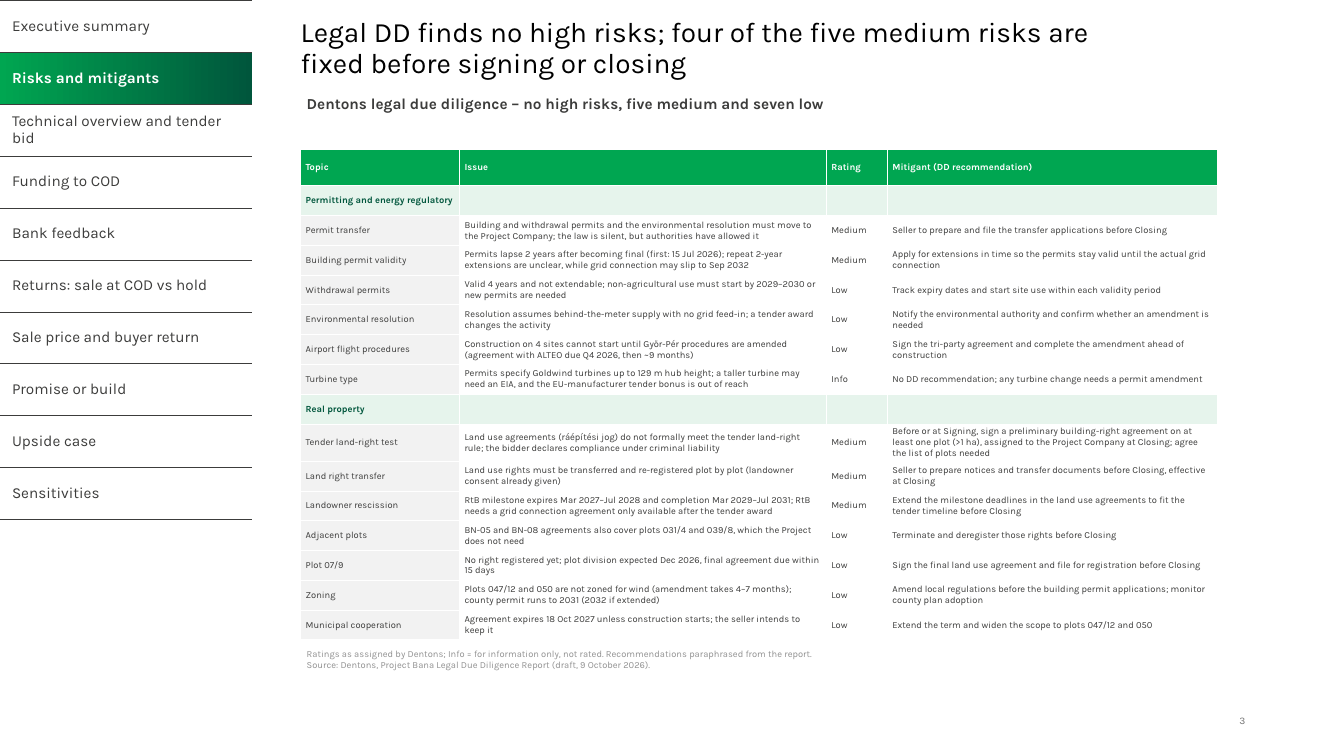
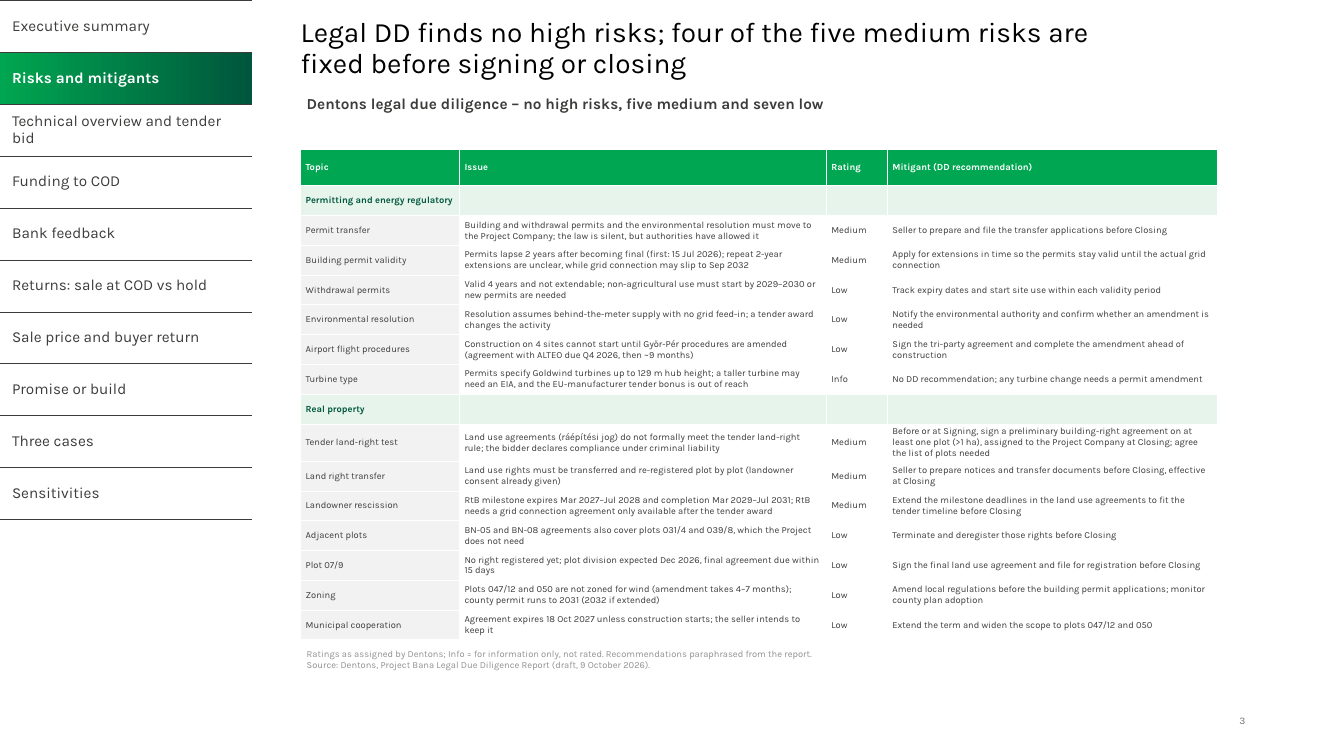
Before and after one commit to ZalanZad/FEP_modeller, a slide deck: slide 3 of projects/bana/out/Bana_IC.pptx. Drawn at 1344x756 pixels with LibreOffice and Linux fonts; fonts in the diff are those of the drawing; background and template pictures are left out. Boxes give left, top, right and bottom in pixels: in the first picture for what was removed or moved away, otherwise in the second. Text is boxed around its words. In the diff, an @@ line names an element or a change of style, - is before the commit and + after.

```diff
--- a/projects/bana/out/Bana_IC.pptx
+++ b/projects/bana/out/Bana_IC.pptx
@@ table at (x1=0, y1=0, x2=252, y2=520) @@
-row 9, column 1: Upside case
+row 9, column 1: Three cases
```
Also in this commit, not shown: 9 other slides changed, 6 other files.
